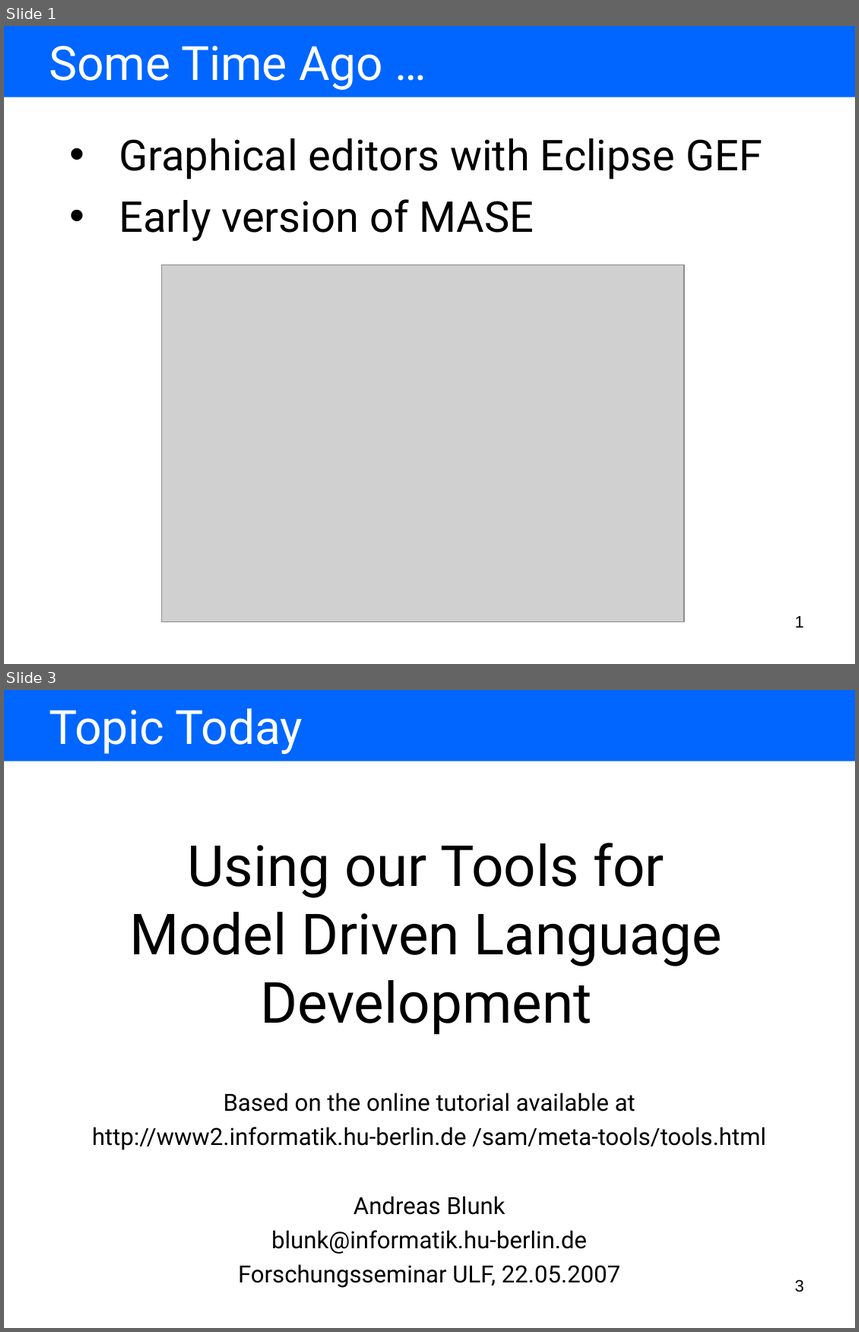
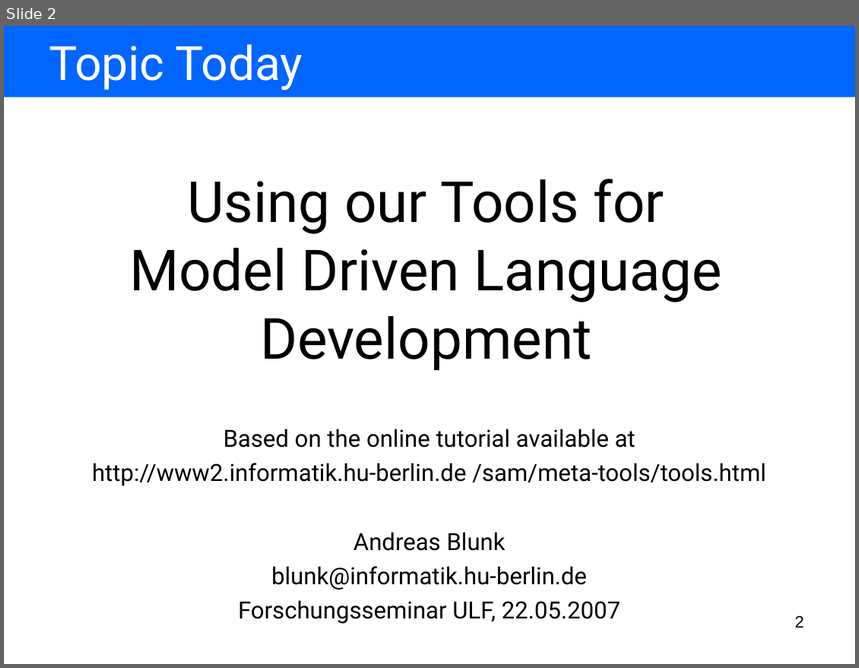
Before and after one commit to BackupTheBerlios/amof2-svn, a slide deck: trunk/hub.sam.stateautomaton/resources/presentation/using our tools for model driven language development.ppt. Shown one above the other, each under a label of ours: slides 1 and 3 before the commit, slide 2 after it; the slides between them are not shown. The pictures are 859x1332 and 859x668 pixels, drawn with LibreOffice and Linux fonts; fonts in the diff are those of the drawing; grey boxes stand for pictures. Boxes give left, top, right and bottom in pixels: in the first picture for what was removed or moved away, otherwise in the second. Text is boxed around its words. In the diff, an @@ line names an element or a change of style, - is before the commit and + after.

```diff
--- a/trunk/hub.sam.stateautomaton/resources/presentation/using our tools for model driven language development.ppt
+++ b/trunk/hub.sam.stateautomaton/resources/presentation/using our tools for model driven language development.ppt
@@ slide 1 removed at [4, 26, 855, 664], background #FFFFFF @@
@@ rectangle removed at [4, 26, 855, 97] @@
@@ text removed at [49, 46, 383, 90] @@
-Some Time Ago …
@@ text removed at [119, 138, 762, 241] @@
-• Graphical editors with Eclipse GEF
-• Early version of MASE
@@ picture removed at [161, 265, 684, 623] @@
@@ page number removed at [795, 617, 804, 628] @@
-1
@@ what was slide 3 is now slide 2 @@
@@ page number at [795, 616, 804, 628]: text changed @@
-3
+2
```
Also in this commit, not shown: 3 slides changed, 3 slides added, 29 other files.
